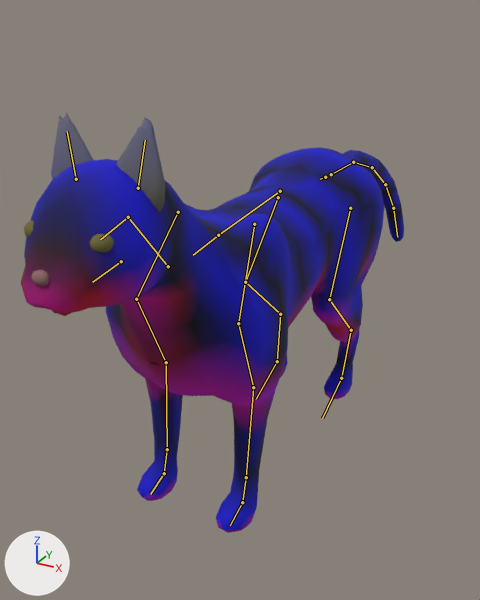
The glTF model assets/beast_feline.glb, before and after one commit.
One viewpoint serves both versions: a 50 mm lens placed at (0.253, -0.507, 0.397), pointed at (-0.067, 0.075, 0.106). Every picture has the same lights, and +X, +Y and +Z are marked at lower left. The picture after the commit comes second. The bones that bend it are drawn over the model as lines.

The first picture shows 'beast_feline_fur', 'beast_feline_horn'.
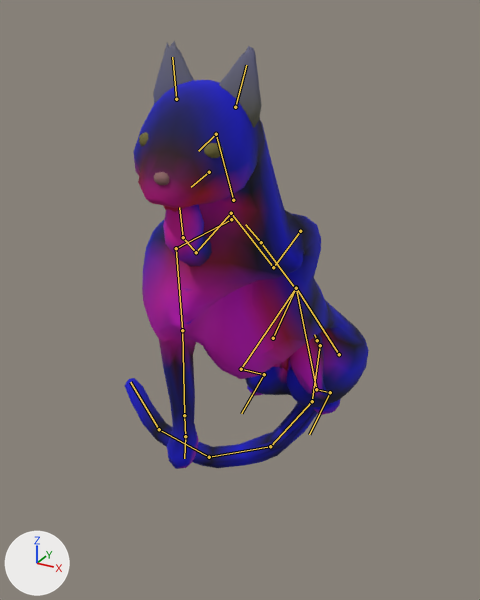
The newer file adds an action. The first version stands in its rest pose; the second is drawn at frame 102 of the action 'groom'.

The edits, one by one:
Bone 'pelvis' (bone_pelvis) moves from (0.0, 0.0, 0.0) to (0.0, -0.017, 0.191).
Bone 'pelvis' (bone_pelvis) turns from (0, 0, 0) to (-48, 0, 0) degrees about its own x, y and z.
Bone 'neck' (bone_neck) turns from (0, 0, 0) to (32, 0, 0) degrees about its own x, y and z.
Bone 'head' (bone_head) turns from (0, 0, 0) to (18, -3, -4) degrees about its own x, y and z.
Bone 'ear.L' (bone_ear_l) turns from (0, 0, 0) to (-3, 0, 0) degrees about its own x, y and z.
Bone 'ear.R' (bone_ear_r) turns from (0, 0, 0) to (-3, 0, 0) degrees about its own x, y and z.
Bone 'upperarm.L' (bone_upperarm_l) turns from (0, 0, 0) to (157, -26, -49) degrees about its own x, y and z.
Bone 'forearm.L' (bone_forearm_l) turns from (0, 0, 0) to (177, 22, -35) degrees about its own x, y and z.
Bone 'wrist.L' (bone_wrist_l) turns from (0, 0, 0) to (-40, -2, 13) degrees about its own x, y and z.
Bone 'ftoe.L' (bone_ftoe_l) turns from (0, 0, 0) to (20, 0, 0) degrees about its own x, y and z.
Bone 'upperarm.R' (bone_upperarm_r) turns from (0, 0, 0) to (27, 1, 1) degrees about its own x, y and z.
Bone 'forearm.R' (bone_forearm_r) turns from (0, 0, 0) to (23, 1, -1) degrees about its own x, y and z.
Bone 'wrist.R' (bone_wrist_r) turns from (0, 0, 0) to (12, 0, -1) degrees about its own x, y and z.
Bone 'ftoe.R' (bone_ftoe_r) turns from (0, 0, 0) to (48, 0, 0) degrees about its own x, y and z.
Bone 'tail1' (bone_tail1) turns from (0, 0, 0) to (-55, 0, 0) degrees about its own x, y and z.
Bone 'tail2' (bone_tail2) turns from (0, 0, 0) to (-20, 0, 25) degrees about its own x, y and z.
Bone 'tail3' (bone_tail3) turns from (0, 0, 0) to (0, 0, 35) degrees about its own x, y and z.
Bone 'tail4' (bone_tail4) turns from (0, 0, 0) to (0, 0, 35) degrees about its own x, y and z.
Bone 'tail5' (bone_tail5) turns from (0, 0, 0) to (0, 0, 27) degrees about its own x, y and z.
Bone 'thigh.L' (bone_thigh_l) turns from (0, 0, 0) to (-71, 23, 12) degrees about its own x, y and z.
Bone 'shin.L' (bone_shin_l) turns from (0, 0, 0) to (53, -10, -19) degrees about its own x, y and z.
Bone 'hock.L' (bone_hock_l) turns from (0, 0, 0) to (142, -25, 7) degrees about its own x, y and z.
Bone 'htoe.L' (bone_htoe_l) turns from (0, 0, 0) to (-70, 0, 0) degrees about its own x, y and z.
Bone 'thigh.R' (bone_thigh_r) turns from (0, 0, 0) to (-71, -23, -12) degrees about its own x, y and z.
Bone 'shin.R' (bone_shin_r) turns from (0, 0, 0) to (53, 10, 19) degrees about its own x, y and z.
Bone 'hock.R' (bone_hock_r) turns from (0, 0, 0) to (142, 25, -7) degrees about its own x, y and z.
Bone 'htoe.R' (bone_htoe_r) turns from (0, 0, 0) to (-70, 0, 0) degrees about its own x, y and z.

Boxes (x1, y1, x2, y2) around the edits, measured in the pictures (480 x 600 px):
'beast_feline_fur', posed (36% narrower)
    before: (21, 113, 404, 533)
    after: (125, 40, 369, 469)
'beast_feline_horn', posed (7% narrower, 19% shorter)
    before: (24, 220, 114, 286)
    after: (139, 132, 223, 185)
bone 'pelvis', root to tip
    before: (325, 177) to (320, 179)
    after: (317, 340) to (314, 334)
bone 'neck', root to tip
    before: (168, 266) to (128, 217)
    after: (233, 200) to (216, 134)
bone 'head', root to tip
    before: (128, 217) to (100, 239)
    after: (216, 134) to (198, 151)
bone 'ear.L', root to tip
    before: (138, 188) to (145, 140)
    after: (235, 107) to (246, 65)
bone 'ear.R', root to tip
    before: (76, 179) to (67, 131)
    after: (176, 99) to (172, 57)
bone 'upperarm.L', root to tip
    before: (238, 323) to (253, 387)
    after: (273, 267) to (231, 213)
bone 'forearm.L', root to tip
    before: (253, 387) to (246, 477)
    after: (231, 213) to (196, 252)
bone 'wrist.L', root to tip
    before: (246, 477) to (242, 502)
    after: (196, 252) to (183, 237)
bone 'ftoe.L', root to tip
    before: (242, 502) to (230, 525)
    after: (183, 237) to (179, 207)
bone 'upperarm.R', root to tip
    before: (136, 299) to (166, 362)
    after: (176, 248) to (182, 330)
bone 'forearm.R', root to tip
    before: (166, 362) to (167, 449)
    after: (182, 330) to (184, 415)
bone 'wrist.R', root to tip
    before: (167, 449) to (164, 473)
    after: (184, 415) to (185, 436)
bone 'ftoe.R', root to tip
    before: (164, 473) to (150, 494)
    after: (185, 436) to (184, 458)
bone 'tail1', root to tip
    before: (331, 174) to (353, 162)
    after: (320, 345) to (312, 401)
bone 'tail2', root to tip
    before: (353, 162) to (372, 167)
    after: (312, 401) to (270, 446)
bone 'tail3', root to tip
    before: (372, 167) to (385, 184)
    after: (270, 446) to (209, 457)
bone 'tail4', root to tip
    before: (385, 184) to (393, 208)
    after: (209, 457) to (159, 429)
bone 'tail5', root to tip
    before: (393, 208) to (397, 237)
    after: (159, 429) to (130, 382)
bone 'thigh.L', root to tip
    before: (350, 208) to (329, 299)
    after: (339, 354) to (296, 287)
bone 'shin.L', root to tip
    before: (329, 299) to (351, 330)
    after: (296, 287) to (316, 389)
bone 'hock.L', root to tip
    before: (351, 330) to (341, 378)
    after: (316, 389) to (330, 392)
bone 'htoe.L', root to tip
    before: (341, 378) to (322, 418)
    after: (330, 392) to (309, 434)
bone 'thigh.R', root to tip
    before: (278, 197) to (245, 282)
    after: (273, 338) to (296, 288)
bone 'shin.R', root to tip
    before: (245, 282) to (280, 314)
    after: (296, 288) to (241, 369)
bone 'hock.R', root to tip
    before: (280, 314) to (277, 361)
    after: (241, 369) to (264, 374)
bone 'htoe.R', root to tip
    before: (277, 361) to (256, 399)
    after: (264, 374) to (241, 413)
